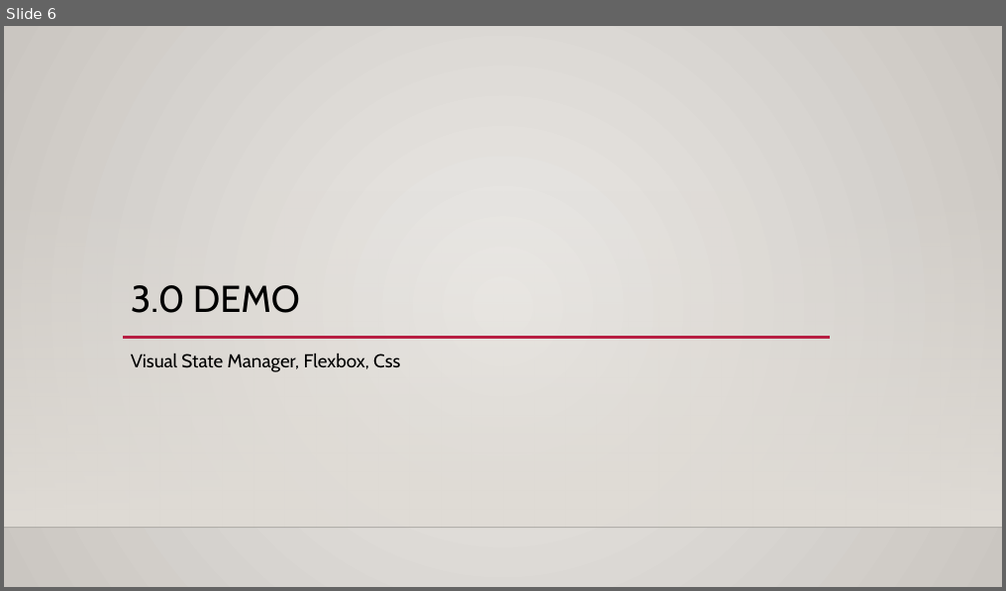
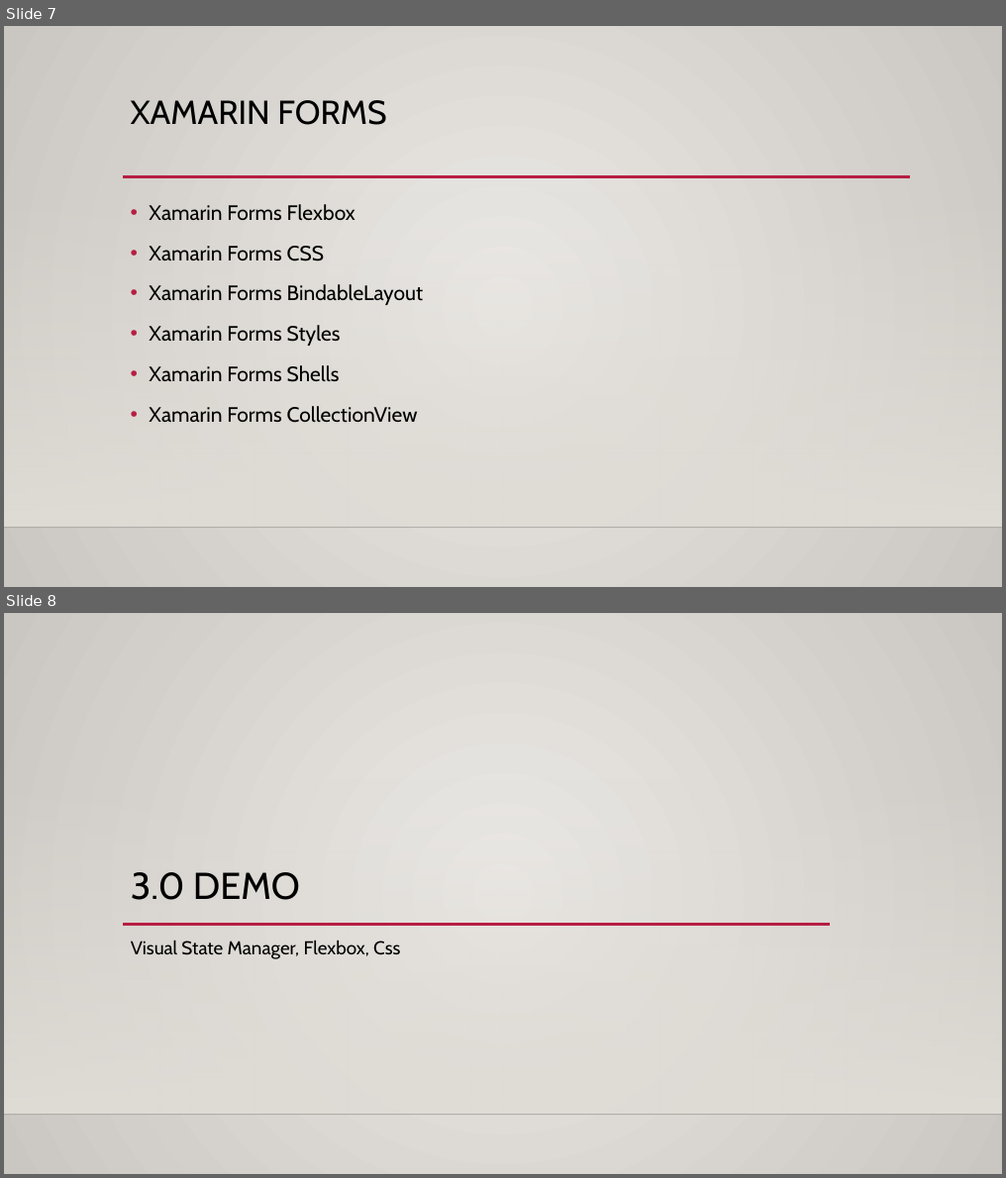
Before and after one commit to dersia/presentations, a slide deck: Xamarin.Prism.Forms.3371.pptx. Shown one above the other, each under a label of ours: slide 6 before the commit, slides 7 and 8 after it. The pictures are 1006x591 and 1006x1178 pixels, drawn with LibreOffice and Linux fonts; fonts in the diff are those of the drawing; background and template pictures are left out. Boxes give left, top, right and bottom in pixels: in the first picture for what was removed or moved away, otherwise in the second. Text is boxed around its words. In the diff, an @@ line names an element or a change of style, - is before the commit and + after.

```diff
--- a/Xamarin.Prism.Forms.3371.pptx
+++ b/Xamarin.Prism.Forms.3371.pptx
@@ slide 7 added at [4, 26, 1002, 587], background gradient #ECEAE7 to #CAC7C1; not listed: 2 template elements that a slide beside it also shows @@
@@ title added at [131, 100, 386, 125], 32 pt, text #000000 @@
+XAMARIN FORMS
@@ line added from (123, 177) to (910, 177), #B71E42 2.5 pt @@
@@ text added at [149, 204, 424, 423], 20 pt, text #000000 @@
+• Xamarin Forms Flexbox
+• Xamarin Forms CSS
+• Xamarin Forms BindableLayout
+• Xamarin Forms Styles
+• Xamarin Forms Shells
+• Xamarin Forms CollectionView
@@ what was slide 6 is now slide 8 @@
```
Also in this commit, not shown: 3 slides changed, 2 other slides added, 1 slide removed, 27 other files.
